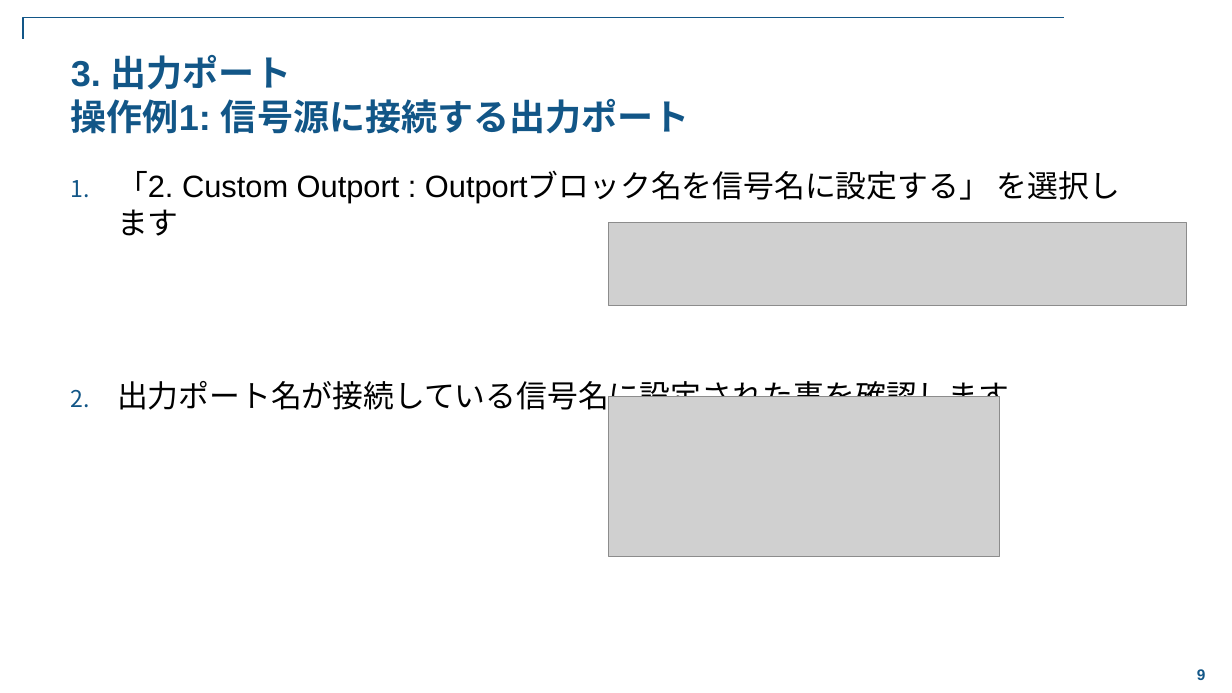
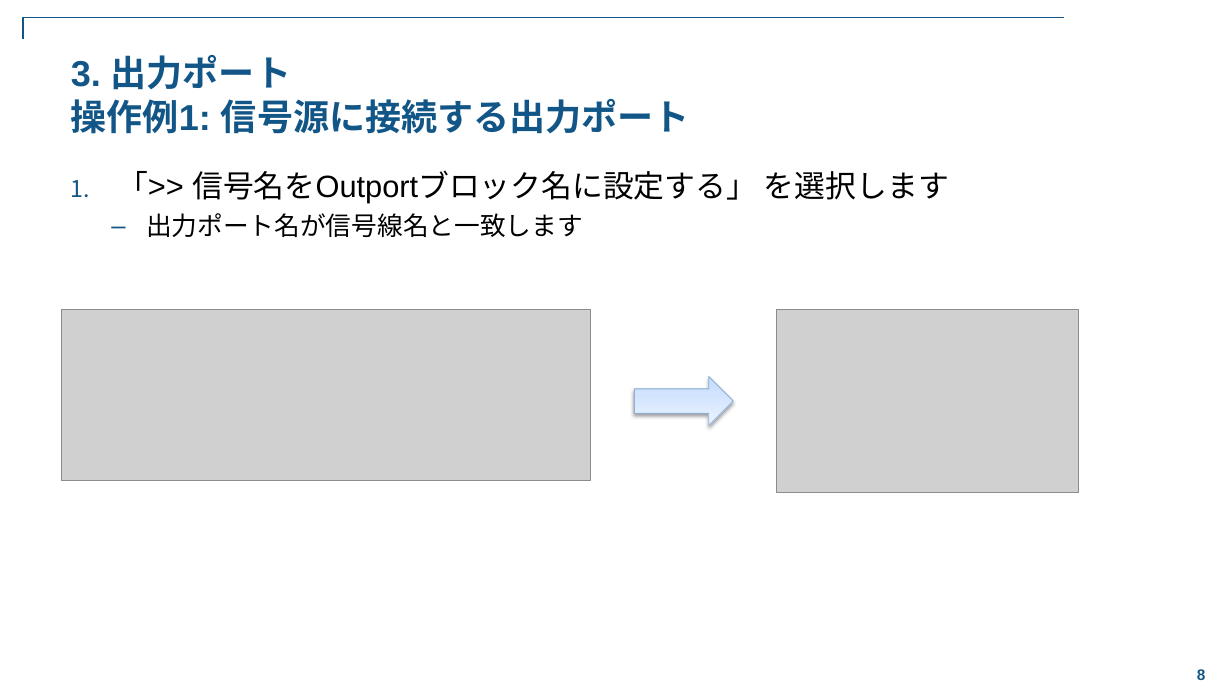
Before and after one commit to stozaki-mathworks/SetInheritedPortName-Simulink-Utility, a slide deck: slide 8 of doc/Simulink_Utility_SetInheritedPortName.pptx (slide 9 before the commit). Drawn at 1232x693 pixels with LibreOffice and Linux fonts; fonts in the diff are those of the drawing; grey boxes stand for pictures; background and template pictures are left out. Boxes give left, top, right and bottom in pixels: in the first picture for what was removed or moved away, otherwise in the second. Text is boxed around its words. In the diff, an @@ line names an element or a change of style, - is before the commit and + after.

Commit message:
<Update> ドキュメント及びライブラリファイル
1. ドキュメントを更新
2. サンプルモデルで使用しているライブラリを追加

```diff
--- a/doc/Simulink_Utility_SetInheritedPortName.pptx
+++ b/doc/Simulink_Utility_SetInheritedPortName.pptx
@@ text at <box>117,171,949,237</box>: text changed @@
-1. 「2. Custom Outport : Outportブロック名を信号名に設定する」 を選択します
-2. 出力ポート名が接続している信号名に設定された事を確認します
+1. 「>> 信号名をOutportブロック名に設定する」 を選択します
+  – 出力ポート名が信号線名と一致します
@@ picture removed at <box>608,223,1187,305</box> @@
@@ picture added at <box>62,310,592,481</box> @@
@@ picture added at <box>776,310,1079,494</box> @@
@@ left arrow added at <box>635,377,734,426</box>, fill gradient #C0DAFF to #D2E4FF to #EDF4FF, outline #90AFD4 0.75 pt @@
@@ picture removed at <box>608,396,999,556</box> @@
```
Also in this commit, not shown: 9 other slides changed, 3 slides removed, 2 other files.
